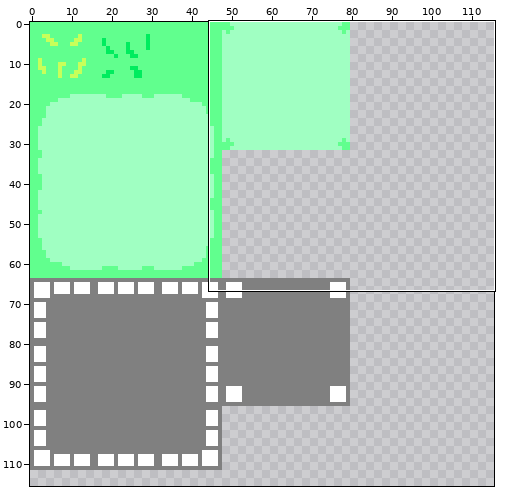
Two states of a sprite sheet, background/images/tileset0.png. The first picture is a wide view before the edit; the outline marks the close-up.
Close-up. The starting point:
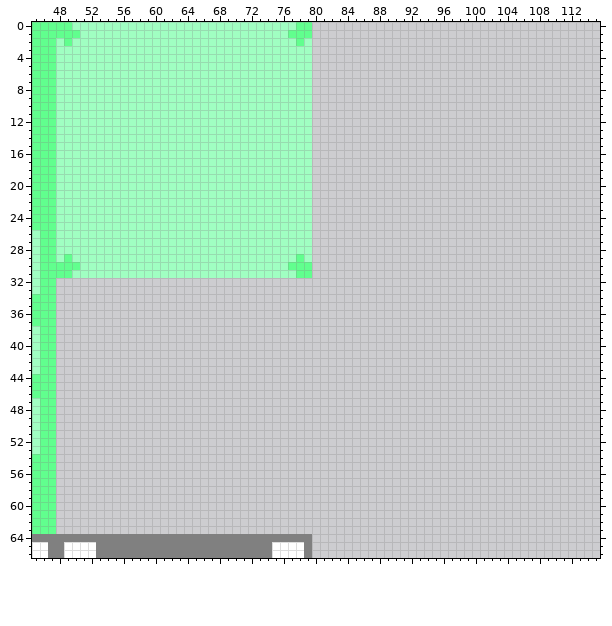
The file is 128x128 pixels. Shown: x 45..115, y 0..66. The old version is drawn lined up with the new one, on the new canvas. The wide view leaves out empty margins.
The same view after the edit:
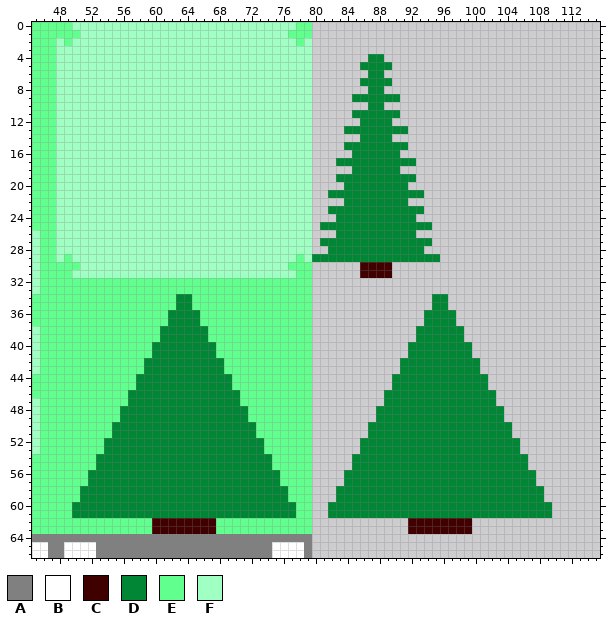
Palette (. is transparent): A #808080  B #ffffff  C #400000  D #008635  E #61ff8e  F #a0ffc2
Difference:
canvas 128x128 -> 256x256
There is now colour C in rows 30 to 31 at x 86 to 89; in rows 62 to 63 at x 60 to 67 and 92 to 99.
There is now colour D in row 4 at x 87 to 88; in row 5 at x 86 to 89; in row 6 at x 87 to 88; in row 7 at x 86 to 89; in row 8 at x 87 to 88; in row 9 at x 85 to 90.
There is now colour D in row 10 at x 87 to 88; in row 11 at x 85 to 90; in row 12 at x 86 to 89; in row 13 at x 84 to 91; in row 14 at x 86 to 89; in row 15 at x 84 to 91.
There is now colour D in row 16 at x 85 to 90; in row 17 at x 83 to 92; in row 18 at x 85 to 90; in row 19 at x 83 to 92; in row 20 at x 84 to 91; in row 21 at x 82 to 93.
There is now colour D in row 22 at x 84 to 91; in row 23 at x 82 to 93; in row 24 at x 83 to 92; in row 25 at x 81 to 94; in row 26 at x 83 to 92; in row 27 at x 81 to 94.
There is now colour D in row 28 at x 82 to 93; in row 29 at x 80 to 95; in rows 34 to 35 at x 63 to 64 and 95 to 96; in rows 36 to 37 at x 62 to 65 and 94 to 97; in rows 38 to 39 at x 61 to 66 and 93 to 98; in rows 40 to 41 at x 60 to 67 and 92 to 99.
There is now colour D in rows 42 to 43 at x 59 to 68 and 91 to 100; in rows 44 to 45 at x 58 to 69 and 90 to 101; in rows 46 to 47 at x 57 to 70 and 89 to 102; in rows 48 to 49 at x 56 to 71 and 88 to 103; in rows 50 to 51 at x 55 to 72 and 87 to 104; in rows 52 to 53 at x 54 to 73 and 86 to 105.
There is now colour D in rows 54 to 55 at x 53 to 74 and 85 to 106; in rows 56 to 57 at x 52 to 75 and 84 to 107; in rows 58 to 59 at x 51 to 76 and 83 to 108; in rows 60 to 61 at x 50 to 77 and 82 to 109.
There is now colour E in rows 32 to 33 at x 48 to 79; in rows 34 to 35 at x 48 to 62 and 65 to 79; in rows 36 to 37 at x 48 to 61 and 66 to 79; in rows 38 to 39 at x 48 to 60 and 67 to 79; in rows 40 to 41 at x 48 to 59 and 68 to 79; in rows 42 to 43 at x 48 to 58 and 69 to 79.
There is now colour E in rows 44 to 45 at x 48 to 57 and 70 to 79; in rows 46 to 47 at x 48 to 56 and 71 to 79; in rows 48 to 49 at x 48 to 55 and 72 to 79; in rows 50 to 51 at x 48 to 54 and 73 to 79; in rows 52 to 53 at x 48 to 53 and 74 to 79; in rows 54 to 55 at x 48 to 52 and 75 to 79.
There is now colour E in rows 56 to 57 at x 48 to 51 and 76 to 79; in rows 58 to 59 at x 48 to 50 and 77 to 79; in rows 60 to 61 at x 48 to 49 and 78 to 79; in rows 62 to 63 at x 48 to 59 and 68 to 79.
